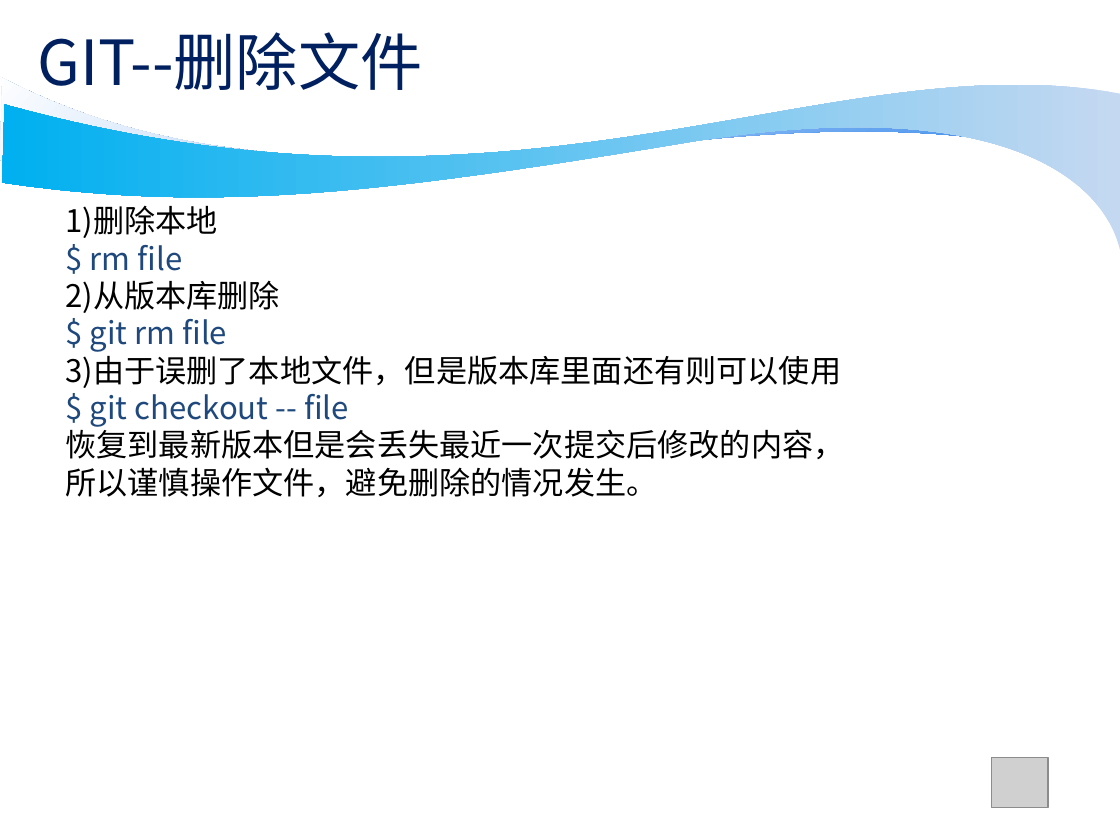
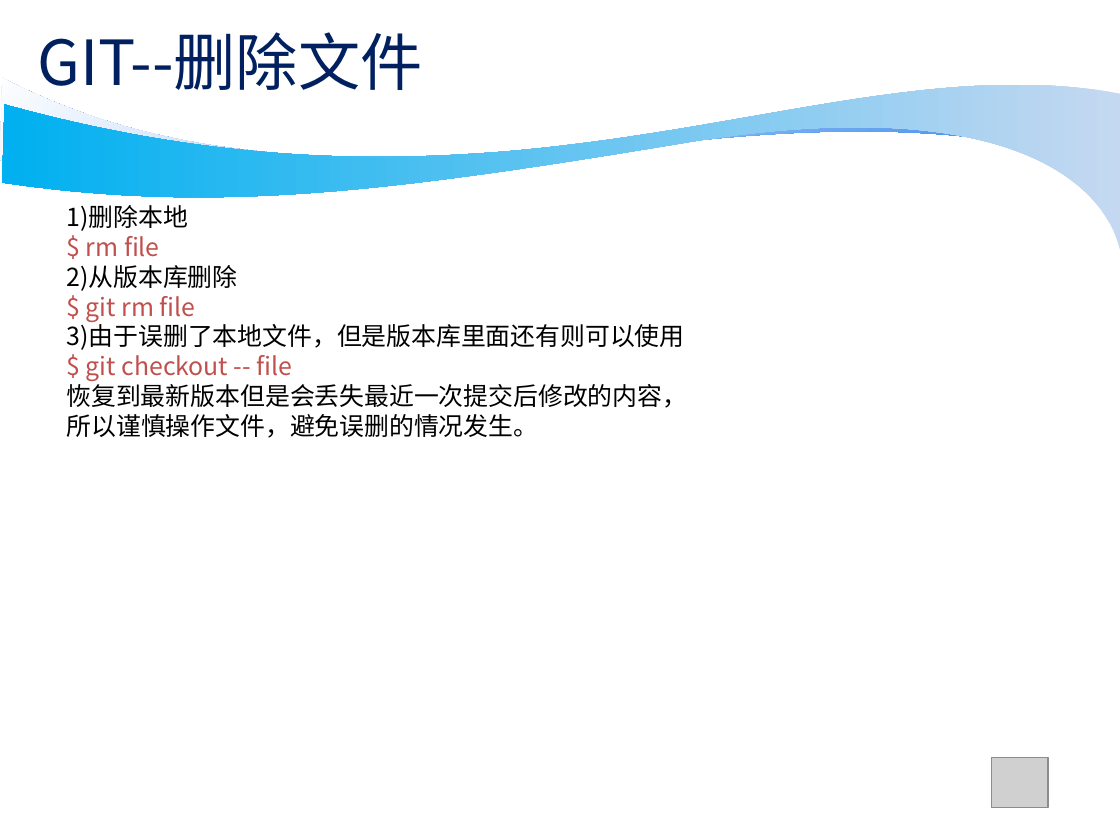
Before and after one commit to wobushixianyu/GitSkillSharing, a slide deck: slide 11 of git_skill_sharing.ppt. Drawn at 1120x840 pixels with LibreOffice and Linux fonts; fonts in the diff are those of the drawing; grey boxes stand for pictures; background and template pictures are left out. Boxes give left, top, right and bottom in pixels: in the first picture for what was removed or moved away, otherwise in the second. Text is boxed around its words. In the diff, an @@ line names an element or a change of style, - is before the commit and + after.

```diff
--- a/git_skill_sharing.ppt
+++ b/git_skill_sharing.ppt
@@ text at [67, 205, 688, 408]: size 20 to 16 pt in "1)删除本地", "$ rm file", "2)从版本库删除", "$ git rm file" and 3 more places; text colour #1F497D to #C0504D in "$ rm file", "$ git rm file", "$ git checkout -- file" @@
@@ text at [67, 414, 539, 438]: text changed; size 20 to 16 pt @@
-所以谨慎操作文件，避免删除的情况发生。
+所以谨慎操作文件，避免误删的情况发生。
```
Also in this commit, not shown: 8 other slides changed, 24 slides added, 1 slide removed.
